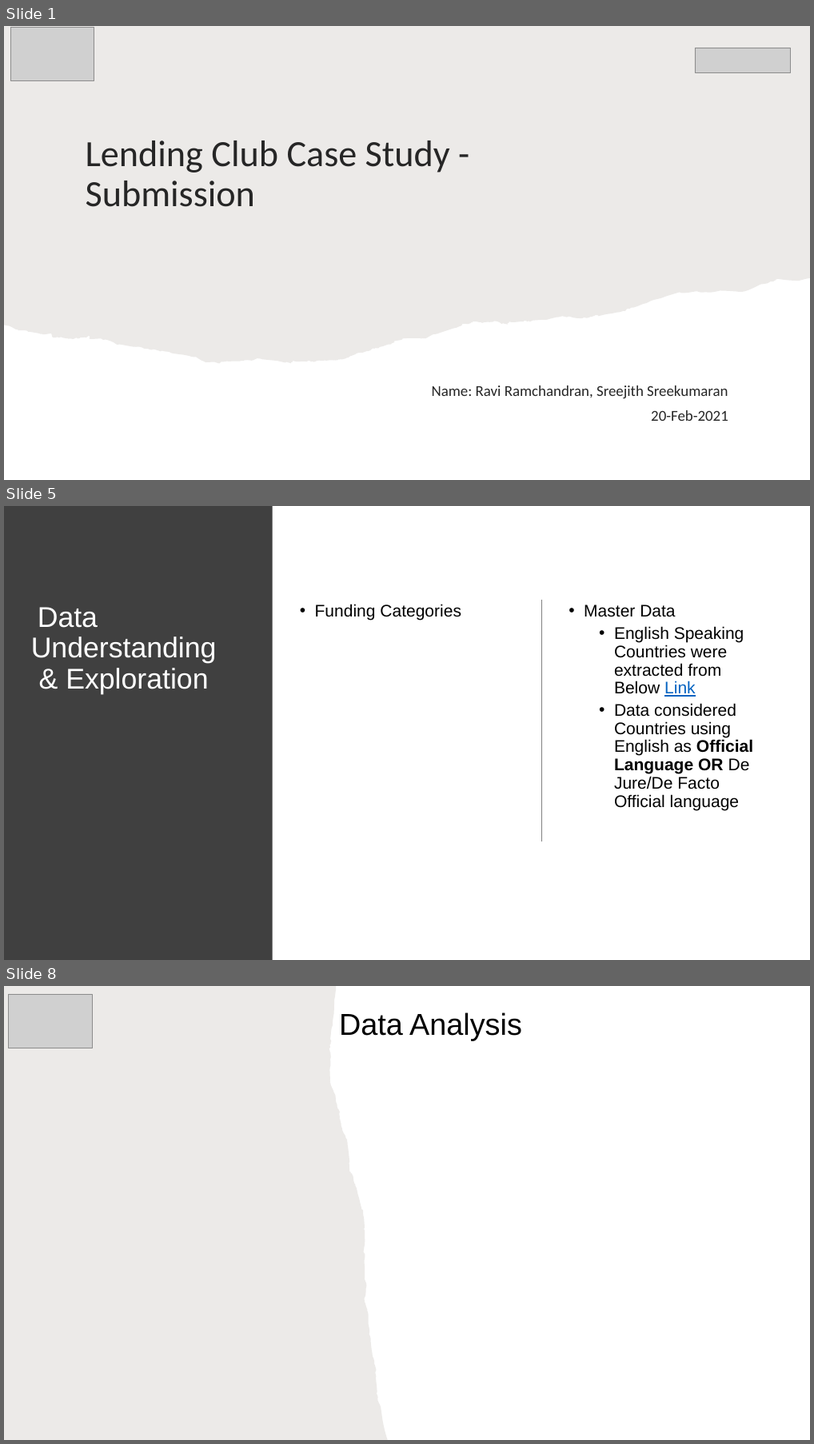
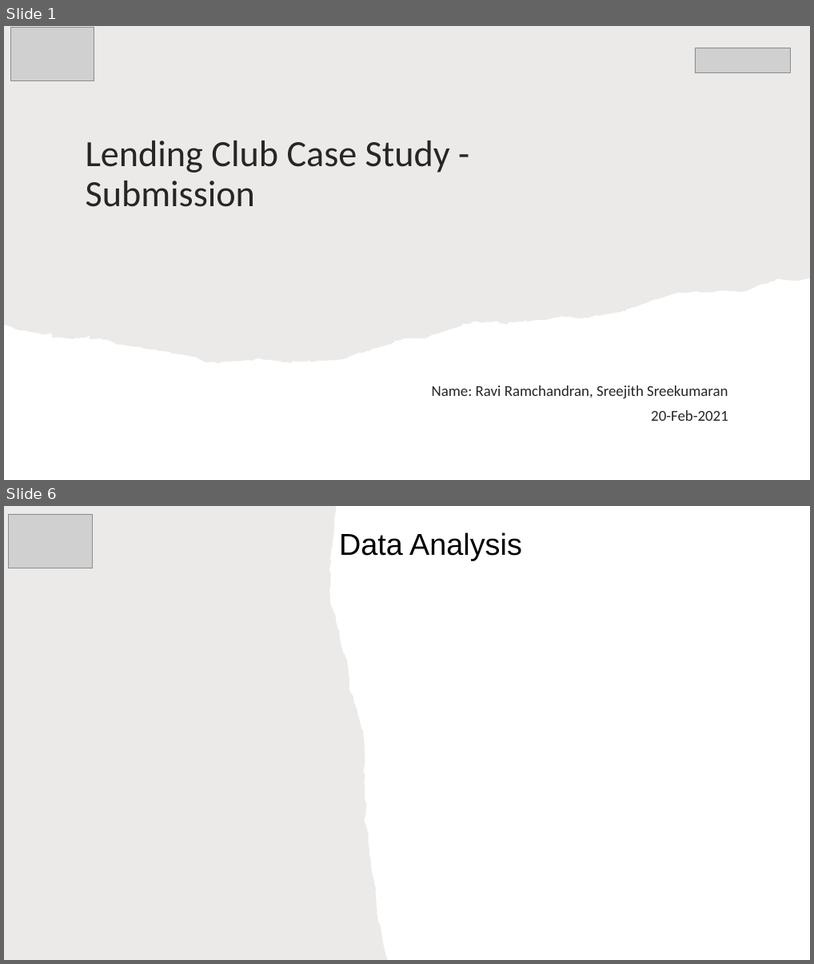
Before and after one commit to rramchan12/Lending-Club-EDA-CaseStudy, a slide deck: LendingClubCaseStudy.pptx. Shown one above the other, each under a label of ours: slides 1, 5 and 8 before the commit, slides 1 and 6 after it; the slides between them are not shown. The pictures are 814x1444 and 814x964 pixels, drawn with LibreOffice and Linux fonts; fonts in the diff are those of the drawing; grey boxes stand for pictures; background and template pictures are left out. Boxes give left, top, right and bottom in pixels: in the first picture for what was removed or moved away, otherwise in the second. Text is boxed around its words. In the diff, an @@ line names an element or a change of style, - is before the commit and + after.

```diff
--- a/LendingClubCaseStudy.pptx
+++ b/LendingClubCaseStudy.pptx
@@ slide 5 removed at bbox=[4, 506, 810, 960], background #FFFFFF @@
@@ rectangle removed at bbox=[4, 506, 273, 960] @@
@@ line removed from (542, 599) to (542, 841) @@
@@ title removed at bbox=[31, 607, 217, 694] @@
-Data Understanding
-& Exploration
@@ text removed at bbox=[315, 604, 462, 620] @@
-• Funding Categories
@@ text removed at bbox=[584, 604, 754, 810] @@
-• Master Data
-  • English Speaking Countries were extracted from Below Link
-  • Data considered Countries using English as Official Language OR De Jure/De Facto Official language
@@ what was slide 8 is now slide 6 @@
```
Also in this commit, not shown: 1 slide changed, 2 slides added, 3 other slides removed, 1 other file.
